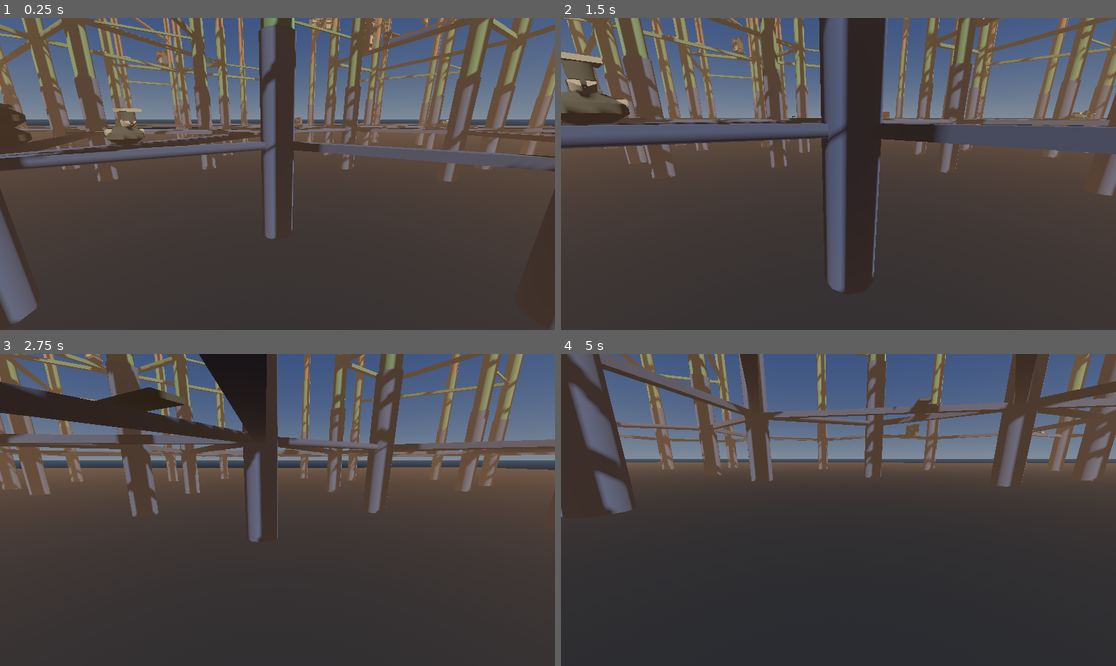
Above: before the commit, frames 1-4 (two rows, left to right).
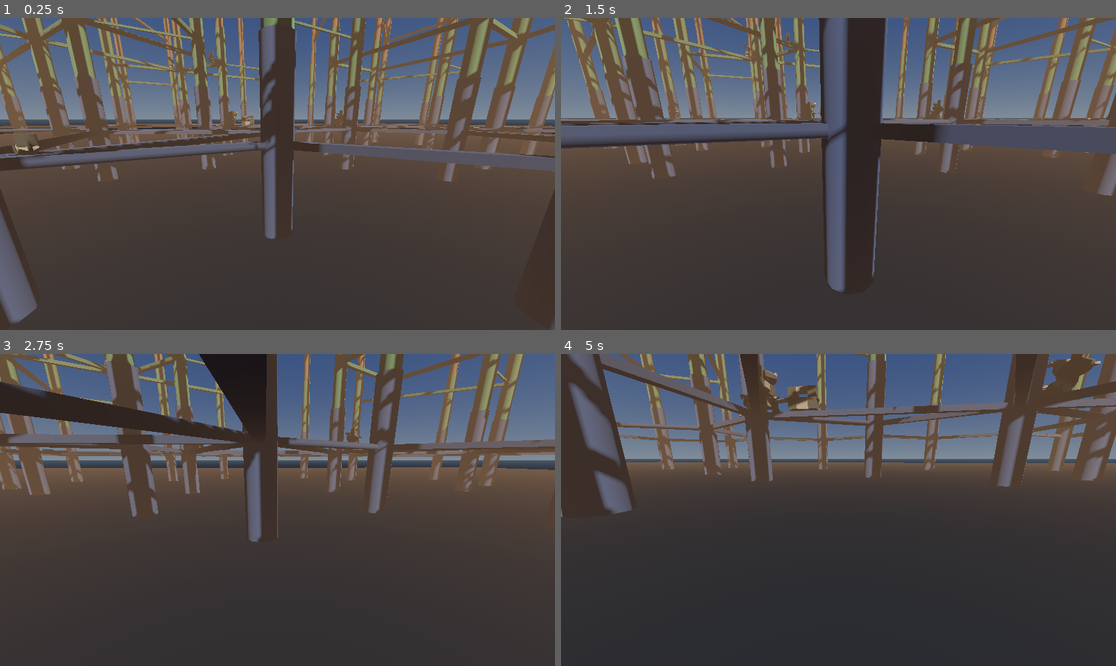
Above: after the commit, the same moments.

Repository: TaxiService/fcar
Game: Godot game, scene res://city/city_test.tscn
Same seed, same stepped clock (60 frames per second), same inputs: the game is played once before the commit and once after it.
Inputs (mouse positions are in pixels of both pictures, inside the frame that each line leads up to):
- Up to frame 1 (0.25 s): no input
- Up to frame 2 (1.5 s): tap Enter at 0.5 s; move the mouse to (866, 174) at 0.52 s; hold C (crouch) 0.53-1.28 s; hold W (forward) from 0.53 s (still down); click (866, 174) at 0.67 s; tap Space (jump) at 0.77 s; move the mouse to (810, 174) at 1.27 s; tap T (eject_passengers) at 1.35 s
- Up to frame 3 (2.75 s): keep holding W (forward); tap Space (jump) at 1.52 s; move the mouse to (288, 503) at 2.02 s; tap V (toggle_auto_hover) at 2.1 s
- Up to frame 4 (5 s): keep holding W (forward); move the mouse to (832, 516) at 2.77 s; tap Ctrl (toggle_com_compensation) at 2.85 s; click (832, 516) at 2.92 s; tap Space (jump) at 3.02, 3.77, 4.52 s; move the mouse to (877, 513) at 3.52 s; tap R (toggle_ready_for_fares) at 3.6 s; move the mouse to (794, 506) at 4.27 s; tap Alt at 4.35 s

The runs differ from the first frame. In frame 1, 2.7% of the frame differs, in the area x 0-100%, y 0-50%; in frame 2, 2.5%; in frame 3, 1.3%; in frame 4, 2.0%.

Commit message:
Improve building generation with fair seed distribution and retry systems
- Fair seed distribution: process round by round so all connectors get
  a chance at their first seed before any gets a second
- Block retry: try multiple blocks (up to max_block_attempts) before
  giving up on a seed position
- Fix plug size filtering: cache has_small_plug/medium_plug/large_plug
  separately and filter by plug availability, not just any connection
- Remove dead code: generate_on_connector and unused exports
- Debug output now shows plug sizes per block (S/M/L)

Co-Authored-By: Claude Opus 4.5 <noreply@anthropic.com>

Diff:
--- a/city/BuildingGenerator.gd
+++ b/city/BuildingGenerator.gd
@@ -14,10 +14,6 @@
 @export var floor_probability: float = 0.2  # Chance to force a floor block
 @export var max_blocks_total: int = 1260  # Hard limit to prevent freezing
 
-@export_category("Seed Points")
-@export var seeds_per_connector: int = 2  # How many buildings per connector beam
-@export var seed_height_variance: float = 50.0  # Random height offset for seeds
-
 var _rng: RandomNumberGenerator = RandomNumberGenerator.new()
 var _blocks_placed: int = 0  # Counter for hard limit
 var _recursion_count: int = 0  # Debug counter for catching infinite loops
@@ -29,6 +25,7 @@
 var _size_filter_rejects: int = 0
 var _max_depth_reached: int = 0
 var _rotation_retries: int = 0  # Successful placements after rotation retry
+var _block_retries: int = 0  # Successful placements after trying a different block
 
 # Y-rotation offsets to try for vertical connections (in radians)
 const VERTICAL_ROTATION_OFFSETS = [0.0, PI / 2.0, -PI / 2.0, PI]
@@ -36,6 +33,7 @@
 @export_category("Overlap Detection")
 @export var check_overlaps: bool = true  # Enable/disable overlap checking
 @export var overlap_margin: float = 1.0  # Shrink AABBs by this much to allow slight overlaps
+@export var max_block_attempts: int = 7  # Max different blocks to try before giving up on a position
 
 @export_category("Connection Matching")
 @export var check_direction: bool = false  # Require vertical/horizontal direction match (disable for Y-rotatable blocks)
@@ -54,6 +52,7 @@
 	_size_filter_rejects = 0
 	_max_depth_reached = 0
 	_rotation_retries = 0
+	_block_retries = 0
 
 
 # Register external AABBs (e.g., spires) that buildings should not overlap with
@@ -71,6 +70,7 @@
 	print("  Size filter rejects: %d" % _size_filter_rejects)
 	print("  Max depth (%d) reached: %d times" % [max_growth_depth, _max_depth_reached])
 	print("  Rotation retries saved: %d" % _rotation_retries)
+	print("  Block retries saved: %d" % _block_retries)
 
 
 # Check if a direction is mostly vertical (pointing up or down)
@@ -100,14 +100,23 @@
 				# Cache block metadata
 				var instance = scene.instantiate()
 				if instance is BuildingBlock:
-					# Check which sizes this block supports
+					# Check which sizes this block supports (plugs vs any connection)
+					var has_small_plug = false
+					var has_medium_plug = false
+					var has_large_plug = false
 					var has_small = false
 					var has_medium = false
 					var has_large = false
 					for conn in instance.get_connection_points():
-						if conn.size_small: has_small = true
-						if conn.size_medium: has_medium = true
-						if conn.size_large: has_large = true
+						if conn.size_small:
+							has_small = true
+							if conn.is_plug: has_small_plug = true
+						if conn.size_medium:
+							has_medium = true
+							if conn.is_plug: has_medium_plug = true
+						if conn.size_large:
+							has_large = true
+							if conn.is_plug: has_large_plug = true
 
 					block_data.append({
 						"scene": scene,
@@ -121,36 +130,21 @@
 						"has_small": has_small,
 						"has_medium": has_medium,
 						"has_large": has_large,
+						"has_small_plug": has_small_plug,
+						"has_medium_plug": has_medium_plug,
+						"has_large_plug": has_large_plug,
 					})
 				instance.queue_free()
 		file_name = dir.get_next()
 
 	print("BuildingGenerator: Loaded %d blocks" % block_library.size())
 	for data in block_data:
-		print("  - %s (type=%d, connections=%d)" % [data.path.get_file(), data.type, data.connection_count])
-
-
-# Generate buildings along a connector beam
-func generate_on_connector(start_pos: Vector3, end_pos: Vector3, biome_idx: int):
-	var direction = (end_pos - start_pos).normalized()
-	var length = start_pos.distance_to(end_pos)
-
-	for i in range(seeds_per_connector):
-		# Pick a random point along the connector
-		var t = _rng.randf_range(0.2, 0.8)  # Avoid very ends
-		var seed_pos = start_pos.lerp(end_pos, t)
-
-		# Add some height variance
-		seed_pos.y += _rng.randf_range(-seed_height_variance, seed_height_variance)
-
-		# Pick a random perpendicular direction to grow
-		var up = Vector3.UP
-		var side = direction.cross(up).normalized()
-		if _rng.randf() > 0.5:
-			side = -side
-
-		# Start growing
-		_grow_from_seed(seed_pos, side, biome_idx, 0)
+		var plugs = []
+		if data.has_small_plug: plugs.append("S")
+		if data.has_medium_plug: plugs.append("M")
+		if data.has_large_plug: plugs.append("L")
+		var plug_str = ",".join(plugs) if plugs.size() > 0 else "none"
+		print("  - %s (type=%d, plugs=%s)" % [data.path.get_file(), data.type, plug_str])
 
 
 # Grow a building structure from a seed point
@@ -169,18 +163,18 @@
 	if _blocks_placed >= max_blocks_total:
 		return
 
-	# Pick a block that fits this biome
+	# Get blocks that fit this biome
 	var valid_blocks = _get_valid_blocks(biome_idx, depth)
 	if valid_blocks.is_empty():
 		return
 
-	# Filter by required connection size (uses cached data)
+	# Filter by required connection size (must have a PLUG of that size to anchor)
 	if size_filter != "any":
 		valid_blocks = valid_blocks.filter(func(b):
 			match size_filter:
-				"small": return b.has_small
-				"medium": return b.has_medium
-				"large": return b.has_large
+				"small": return b.has_small_plug
+				"medium": return b.has_medium_plug
+				"large": return b.has_large_plug
 				_: return true
 		)
 		if valid_blocks.is_empty():
@@ -190,84 +184,105 @@
 	# Weight selection towards floors if we're deep in the structure
 	var force_floor = depth > 0 and _rng.randf() < floor_probability
 	if force_floor:
-		valid_blocks = valid_blocks.filter(func(b): return b.type == BuildingBlock.BlockType.FLOOR)
-		if valid_blocks.is_empty():
-			valid_blocks = _get_valid_blocks(biome_idx, depth)  # Fallback
-
-	# Weighted random selection
-	var block_info = _weighted_pick(valid_blocks)
-	if not block_info:
+		var floor_blocks = valid_blocks.filter(func(b): return b.type == BuildingBlock.BlockType.FLOOR)
+		if not floor_blocks.is_empty():
+			valid_blocks = floor_blocks
+
+	# Shuffle blocks and try multiple until one succeeds
+	var shuffled_blocks = valid_blocks.duplicate()
+	shuffled_blocks.shuffle()
+
+	var target_dir = -direction  # We want to connect TO the seed
+	var attempts = mini(max_block_attempts, shuffled_blocks.size())
+	var block_instance: BuildingBlock = null
+	var successful_attempt = -1
+
+	for attempt_idx in range(attempts):
+		var block_info = shuffled_blocks[attempt_idx]
+
+		# Instantiate the block
+		var test_instance = block_info.scene.instantiate() as BuildingBlock
+		if not test_instance:
+			continue
+
+		add_child(test_instance)
+		_blocks_placed += 1
+
+		# Position the block - find a compatible connection point to anchor
+		var connections = test_instance.get_connection_points()
+
+		if connections.is_empty():
+			# Block with no connections - just position directly
+			test_instance.global_position = position
+			if check_overlaps:
+				var block_aabb = _get_block_aabb(test_instance)
+				if _overlaps_existing(block_aabb):
+					test_instance.queue_free()
+					_blocks_placed -= 1
+					_overlap_rejects += 1
+					continue  # Try next block
+				_placed_aabbs.append(block_aabb)
+			block_instance = test_instance
+			successful_attempt = attempt_idx
+			break
+		else:
+			# Find a connection point that can connect (matching size, compatible direction)
+			var anchor = _find_compatible_connection(connections, target_dir, size_filter)
+
+			if anchor == null:
+				# No compatible connection - try next block
+				test_instance.queue_free()
+				_blocks_placed -= 1
+				_no_anchor_rejects += 1
+				continue
+
+			# Rotate block to align connection with incoming direction
+			# For vertical connections, try multiple Y rotations to find non-overlapping placement
+			var is_vertical = _is_vertical_direction(target_dir)
+			var placement_succeeded = false
+			var final_aabb: AABB
+
+			if check_overlaps and not anchor.ignores_collision:
+				var rotations_to_try = VERTICAL_ROTATION_OFFSETS if is_vertical else [0.0]
+
+				for rot_idx in range(rotations_to_try.size()):
+					var extra_rotation = rotations_to_try[rot_idx]
+					_align_block_to_direction(test_instance, anchor, position, target_dir, base_heading, extra_rotation)
+
+					var block_aabb = _get_block_aabb(test_instance)
+					if not _overlaps_existing(block_aabb):
+						# Found a valid placement
+						placement_succeeded = true
+						final_aabb = block_aabb
+						if rot_idx > 0:
+							_rotation_retries += 1
+						break
+
+				if not placement_succeeded:
+					test_instance.queue_free()
+					_blocks_placed -= 1
+					_overlap_rejects += 1
+					continue  # Try next block
+
+				_placed_aabbs.append(final_aabb)
+			else:
+				# No overlap check needed, just align normally
+				_align_block_to_direction(test_instance, anchor, position, target_dir, base_heading)
+				if check_overlaps:
+					_placed_aabbs.append(_get_block_aabb(test_instance))
+
+			test_instance.mark_connection_used(anchor)
+			block_instance = test_instance
+			successful_attempt = attempt_idx
+			break
+
+	# If no block succeeded, we're done
+	if block_instance == null:
 		return
 
-	# Instantiate the block
-	var block_instance = block_info.scene.instantiate() as BuildingBlock
-	if not block_instance:
-		return
-
-	add_child(block_instance)
-	_blocks_placed += 1
-
-	# Position the block - find a compatible connection point to anchor
-	var connections = block_instance.get_connection_points()
-	if connections.is_empty():
-		block_instance.global_position = position
-		# Check overlaps for directly positioned blocks too
-		if check_overlaps:
-			var block_aabb = _get_block_aabb(block_instance)
-			if _overlaps_existing(block_aabb):
-				block_instance.queue_free()
-				_blocks_placed -= 1
-				return
-			_placed_aabbs.append(block_aabb)
-	else:
-		# Find a connection point that can connect (matching size, compatible direction)
-		var target_dir = -direction  # We want to connect TO the seed
-		var anchor = _find_compatible_connection(connections, target_dir, size_filter)
-
-		if anchor == null:
-			# No compatible connection - remove block and abort
-			block_instance.queue_free()
-			_blocks_placed -= 1
-			_no_anchor_rejects += 1
-			return
-
-		# Rotate block to align connection with incoming direction
-		# For vertical connections, try multiple Y rotations to find non-overlapping placement
-		var is_vertical = _is_vertical_direction(target_dir)
-		var placement_succeeded = false
-		var final_aabb: AABB
-
-		if check_overlaps and not anchor.ignores_collision:
-			var rotations_to_try = VERTICAL_ROTATION_OFFSETS if is_vertical else [0.0]
-
-			for rot_idx in range(rotations_to_try.size()):
-				var extra_rotation = rotations_to_try[rot_idx]
-				_align_block_to_direction(block_instance, anchor, position, target_dir, base_heading, extra_rotation)
-
-				var block_aabb = _get_block_aabb(block_instance)
-				if not _overlaps_existing(block_aabb):
-					# Found a valid placement
-					placement_succeeded = true
-					final_aabb = block_aabb
-					if rot_idx > 0:
-						_rotation_retries += 1  # Track that rotation retry saved this block
-					break
-
-			if not placement_succeeded:
-				block_instance.queue_free()
-				_blocks_placed -= 1
-				_overlap_rejects += 1
-				return
-
-			_placed_aabbs.append(final_aabb)
-		else:
-			# No overlap check needed, just align normally
-			_align_block_to_direction(block_instance, anchor, position, target_dir, base_heading)
-			if check_overlaps:
-				# Still track AABB even if we ignored collision for this block
-				_placed_aabbs.append(_get_block_aabb(block_instance))
-
-		block_instance.mark_connection_used(anchor)
+	# Track if this was a retry success
+	if successful_attempt > 0:
+		_block_retries += 1
 
 	# Maybe branch to other connections (only from sockets)
 	var remaining = block_instance.get_available_connections()
--- a/city/CityGenerator.gd
+++ b/city/CityGenerator.gd
@@ -700,21 +700,13 @@
 	building_generator.register_external_aabbs(spire_aabbs)
 	building_generator.register_external_aabbs(connector_aabbs)
 
-	var seed_count = 0
-	var blocks_placed = 0
-
 	print("  Starting building generation (max %d blocks)..." % building_max_total)
 
-	# Shuffle connector order so all biomes get fair access to block budget
-	var shuffled_connectors = connector_data.duplicate()
-	shuffled_connectors.shuffle()
-
-	# Generate seed points along each connector
-	for conn in shuffled_connectors:
-		# Check total limit
-		if blocks_placed >= building_max_total:
-			break
-
+	# Pre-calculate all potential seed positions, grouped by seed index (round)
+	# This ensures fair distribution: all connectors get 1st seed before any gets 2nd
+	var seeds_by_round: Array[Array] = []  # seeds_by_round[i] = array of seed data for round i
+
+	for conn in connector_data:
 		# Filter by connector type
 		var is_edge: bool = conn.get("is_edge", true)
 		if is_edge and not buildings_on_edges:
@@ -739,11 +731,11 @@
 		var num_seeds = int(usable_length / building_seed_spacing)
 		var start_offset = spire_base_radius + building_seed_spacing * 0.5
 
+		# Determine size filter based on connector type
+		var size_filter = crosslink_seed_size if not is_edge else edge_seed_size
+		var connector_heading = atan2(dir_normalized.x, dir_normalized.z)
+
 		for i in range(num_seeds):
-			# Check total limit
-			if blocks_placed >= building_max_total:
-				break
-
 			# Random chance to skip this seed (sparsity control)
 			if randf() > building_seed_probability:
 				continue
@@ -753,27 +745,54 @@
 			# Offset seed up by half connector height so buildings spawn on top, not inside
 			seed_pos.y += conn_height / 2.0
 
-			# Growth direction: UP for vertical pillars/floors to stack on connectors
-			var growth_dir = Vector3.UP
-
-			# Pass connector heading so buildings align with the connector
-			var connector_heading = atan2(dir_normalized.x, dir_normalized.z)
+			# Store seed data for this round
+			var seed_data = {
+				"pos": seed_pos,
+				"biome_idx": biome_idx,
+				"size_filter": size_filter,
+				"heading": connector_heading
+			}
+
+			# Ensure we have enough rounds
+			while seeds_by_round.size() <= i:
+				seeds_by_round.append([])
+			seeds_by_round[i].append(seed_data)
+
+	# Shuffle each round independently for variety
+	for round_seeds in seeds_by_round:
+		round_seeds.shuffle()
+
+	# Process seeds round by round (fair distribution)
+	var seed_count = 0
+	var blocks_placed = 0
+
+	for round_idx in range(seeds_by_round.size()):
+		if blocks_placed >= building_max_total:
+			break
+
+		for seed_data in seeds_by_round[round_idx]:
+			if blocks_placed >= building_max_total:
+				break
 
 			# Count blocks before
 			var before = building_generator.get_child_count()
 
-			# Determine size filter based on connector type
-			var size_filter = crosslink_seed_size if not is_edge else edge_seed_size
-
 			# Grow building from this seed
-			building_generator._grow_from_seed(seed_pos, growth_dir, biome_idx, 0, size_filter, connector_heading)
+			building_generator._grow_from_seed(
+				seed_data.pos,
+				Vector3.UP,
+				seed_data.biome_idx,
+				0,
+				seed_data.size_filter,
+				seed_data.heading
+			)
 
 			# Count blocks placed
 			var placed = building_generator.get_child_count() - before
 			blocks_placed += placed
 			seed_count += 1
 
-	print("  Generated %d blocks from %d seeds" % [blocks_placed, seed_count])
+	print("  Generated %d blocks from %d seeds (%d rounds)" % [blocks_placed, seed_count, seeds_by_round.size()])
 	building_generator.print_debug_stats()
 
 
--- a/city/city_test.tscn
+++ b/city/city_test.tscn
@@ -55,6 +55,7 @@
 crosslink_width = 20.0
 crosslink_height = 15.0
 building_seed_spacing = 60.0
+building_seed_probability = 1.0
 building_max_depth = 5
 building_branch_chance = 0.9
 building_max_total = 1260
